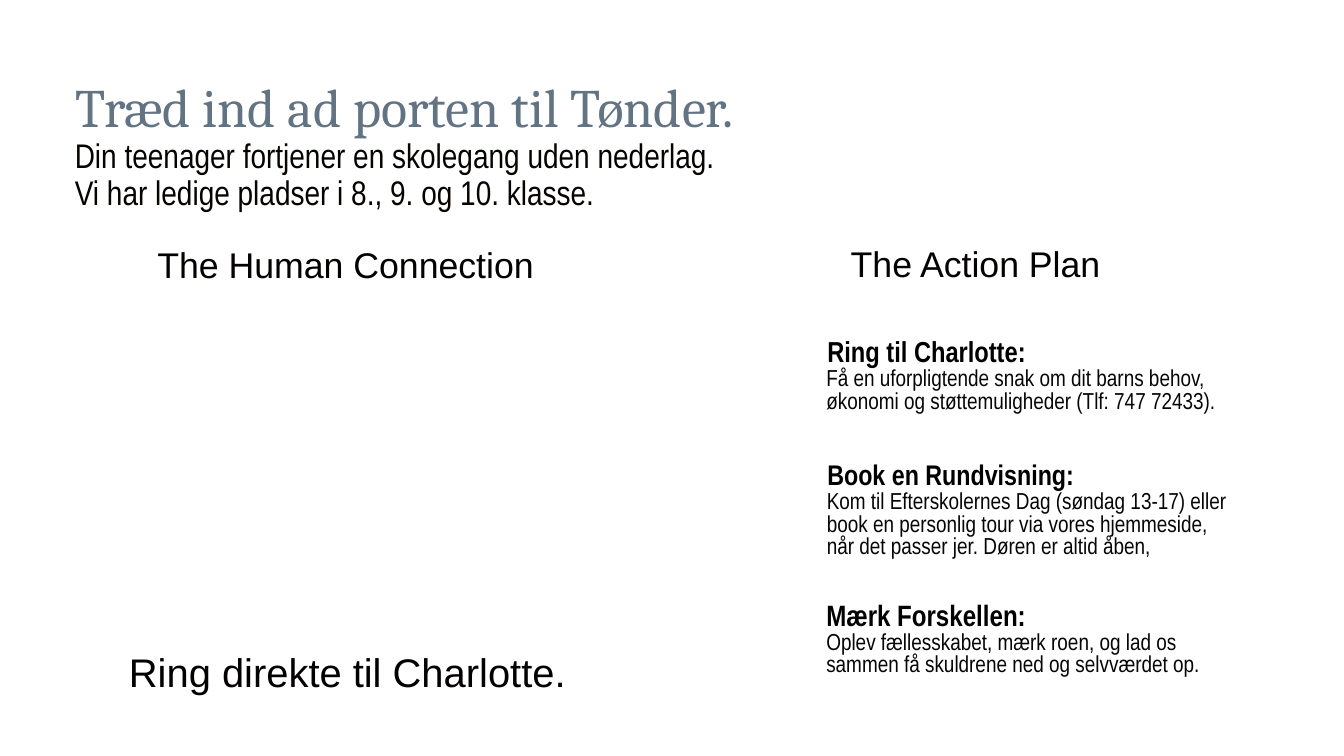
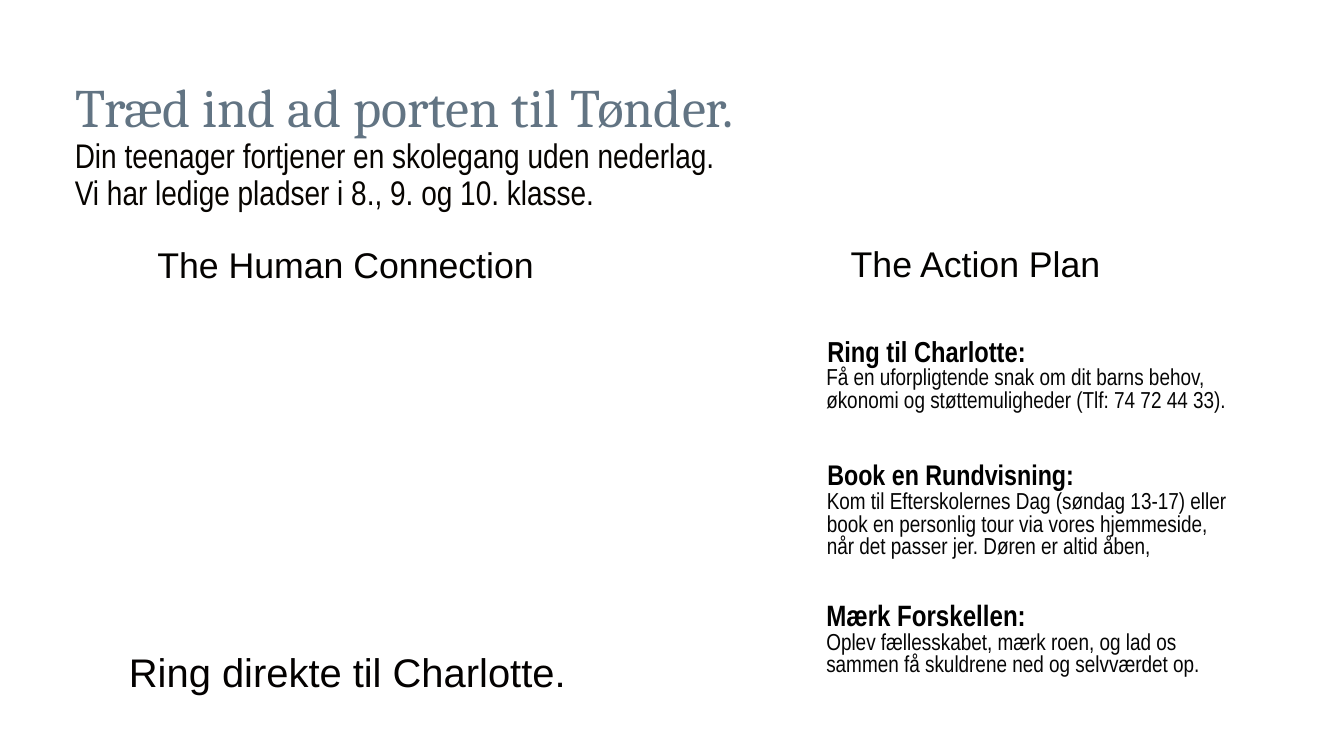
Before and after one commit to qvisty/emmerske-radio, a slide deck: slide 12 of Filer/Trivslens Arkitektur Emmerske Efterskole.pptx. Drawn at 1344x756 pixels with LibreOffice and Linux fonts; fonts in the diff are those of the drawing; background and template pictures are left out. Boxes give left, top, right and bottom in pixels: in the first picture for what was removed or moved away, otherwise in the second. Text is boxed around its words. In the diff, an @@ line names an element or a change of style, - is before the commit and + after.

```diff
--- a/Filer/Trivslens Arkitektur Emmerske Efterskole.pptx
+++ b/Filer/Trivslens Arkitektur Emmerske Efterskole.pptx
@@ text at <box>826,391,1226,413</box>: text changed @@
-økonomi og støttemuligheder (Tlf: 747 72433).
+økonomi og støttemuligheder (Tlf: 74 72 44 33).
```
Also in this commit, not shown: 2 other slides changed, 32 other files.
